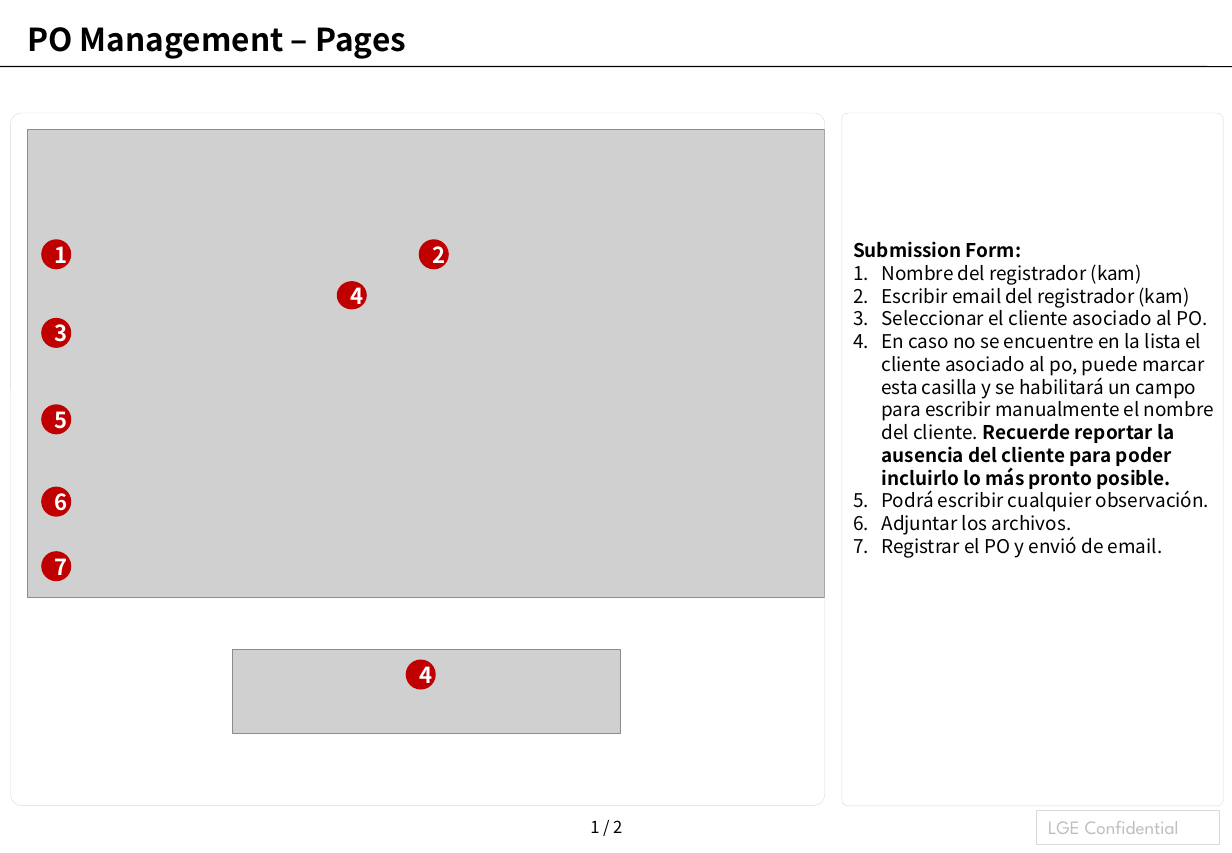
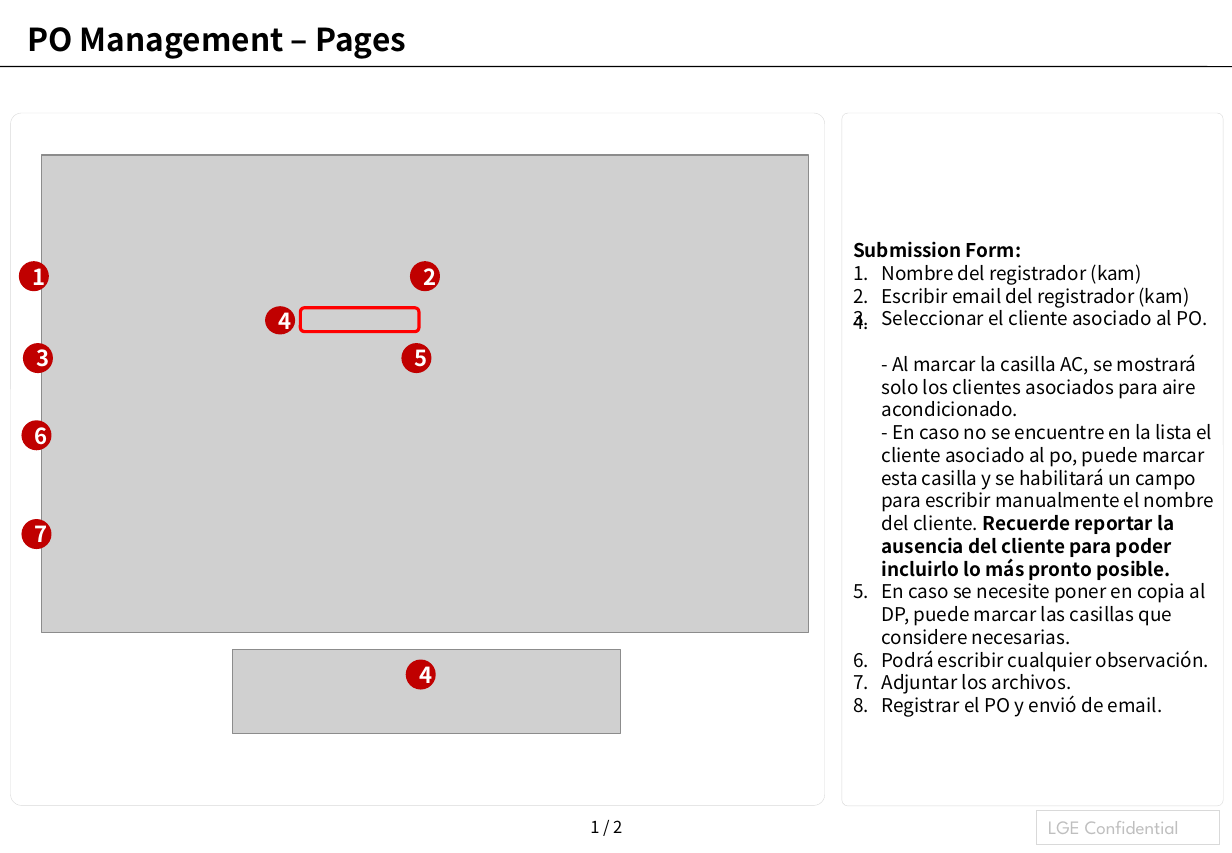
Before and after one commit to laparkaes/lgperu, a slide deck: slide 2 of user_manual/page/po_management/po_register_es.pptx. Drawn at 1232x853 pixels with LibreOffice and Linux fonts; fonts in the diff are those of the drawing; grey boxes stand for pictures. Boxes give left, top, right and bottom in pixels: in the first picture for what was removed or moved away, otherwise in the second. Text is boxed around its words. In the diff, an @@ line names an element or a change of style, - is before the commit and + after.

```diff
--- a/user_manual/page/po_management/po_register_es.pptx
+++ b/user_manual/page/po_management/po_register_es.pptx
@@ picture: place and size @@
-picture at [27,130,825,597]
+picture at [42,155,809,632]
@@ ellipse "1": place and size @@
-ellipse "1" at [43,241,71,268]
+ellipse "1" at [20,263,48,290]
@@ ellipse "2": place and size @@
-ellipse "2" at [421,241,448,268]
+ellipse "2" at [412,263,439,290]
@@ ellipse "4": place and size @@
-ellipse "4" at [339,283,366,308]
+ellipse "4" at [267,308,295,333]
@@ rounded rectangle added at [300,308,419,332], outline #FF0000 2 pt @@
@@ ellipse "3": place and size @@
-ellipse "3" at [43,320,71,347]
+ellipse "3" at [25,345,52,372]
@@ ellipse "5": place and size @@
-ellipse "5" at [43,406,71,433]
+ellipse "5" at [403,345,430,372]
@@ text at [882,354,1214,645]: text changed @@
-4. En caso no se encuentre en la lista el cliente asociado al po, puede marcar esta casilla y se habilitará un campo para escribir manualmente el nombre del cliente. Recuerde reportar la ausencia del cliente para poder incluirlo lo más pronto posible.
+4. - Al marcar la casilla AC, se mostrará solo los clientes asociados para aire acondicionado.
+   - En caso no se encuentre en la lista el cliente asociado al po, puede marcar esta casilla y se habilitará un campo para escribir manualmente el nombre del cliente. Recuerde reportar la ausencia del cliente para poder incluirlo lo más pronto posible.
+5. En caso se necesite poner en copia al DP, puede marcar las casillas que considere necesarias.
@@ ellipse "6": place and size @@
-ellipse "6" at [43,488,71,515]
+ellipse "6" at [23,422,50,449]
@@ ellipse "7": place and size @@
-ellipse "7" at [43,553,71,580]
+ellipse "7" at [23,521,50,548]
```
Also in this commit, not shown: 1 other slide changed, 6 other files.
